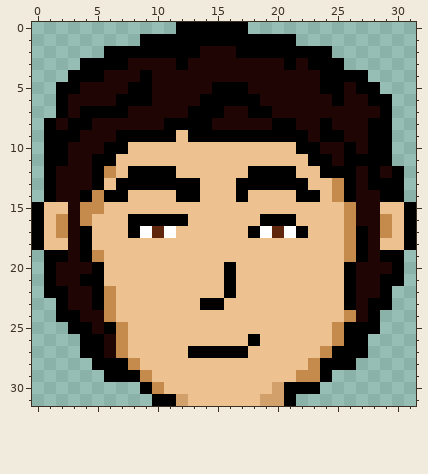
Two versions of one pixel-art sprite, assets/sprites/valentin_portrait.png. Above, as it was before the edit.
The file is 32x32 pixels.
The result:
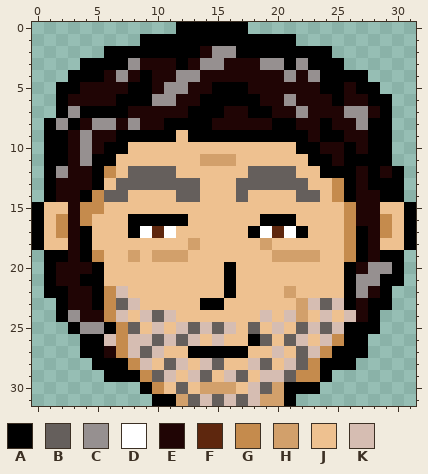
Palette (. is transparent): A #000000  B #655f5c  C #969090  D #ffffff  E #200505  F #5e270e  G #c58b4d  H #d2a06b  J #eec190  K #d6bdb2
The exact change:
y 2: x 15..16 EE -> CC
y 3: x 8 E -> C; x 14..15 EE -> CC; x 19..20 EE -> CC; x 22 E -> C
y 4: x 7 E -> C; x 12..13 EE -> CC; x 21 E -> C; x 23 E -> C
y 5: x 11..12 EE -> CC
y 6: x 10..11 EE -> CC; x 21 E -> C
y 7: x 3 E -> C; x 22 E -> C; x 26..27 EE -> CC
y 8: x 2 E -> C; x 4..6 AEE -> ECC; x 8 E -> C; x 27 E -> C
y 9: x 3..4 AE -> EC
y 10: x 4 E -> C
y 11: x 4 E -> C; x 14..16 JJJ -> HHH
y 12: x 2 E -> C; x 8..11 AAAA -> BBBB; x 18..21 AAAA -> BBBB
y 13: x 7..13 AAAAAAA -> BBBBBBB; x 17..22 AAAAAA -> BBBBBB
y 14: x 6..7 AA -> BB; x 12..13 AA -> BB; x 17 A -> B; x 22..23 AA -> BB
y 18: x 13 J -> H; x 19 J -> H
y 19: x 8 J -> H; x 10..12 JJJ -> HHH; x 20..23 JJJJ -> HHHH
y 20: x 28..29 EE -> CC
y 21: x 27..28 EE -> CC
y 22: x 7 J -> K; x 21 J -> H; x 27 E -> C
y 23: x 7..8 JJ -> BK; x 22..25 JJJJ -> HKBK
y 24: x 3 A -> C; x 7 J -> K; x 9..11 JJJ -> KBK; x 19 J -> K; x 21..22 JJ -> KH; x 24 J -> K; x 26 G -> K
y 25: x 4..5 AE -> CC; x 8 J -> B; x 10 J -> K; x 12..16 JJJJJ -> KBKBK; x 18 J -> B; x 20 J -> K; x 22..25 JJJG -> BKBK
y 26: x 6 E -> K; x 8..13 JJJJJJ -> KKBKBK; x 15 J -> K; x 19 J -> B; x 21..22 JJ -> BK; x 24 J -> K
y 27: x 8..10 JJJ -> KBK; x 20 J -> K; x 22..23 JJ -> BK
y 28: x 9 J -> K; x 11..12 JJ -> BK; x 14..15 JJ -> KB; x 18..19 JJ -> KB; x 21..22 JJ -> KB
y 29: x 10..11 JJ -> BK; x 13..14 JJ -> KB; x 16..17 JJ -> KB; x 19..21 JJJ -> KKB
y 30: x 12 J -> B; x 14..16 JJJ -> HHH; x 18..19 JJ -> KB
y 31: x 13..18 JJJJJJ -> BKBKBK
